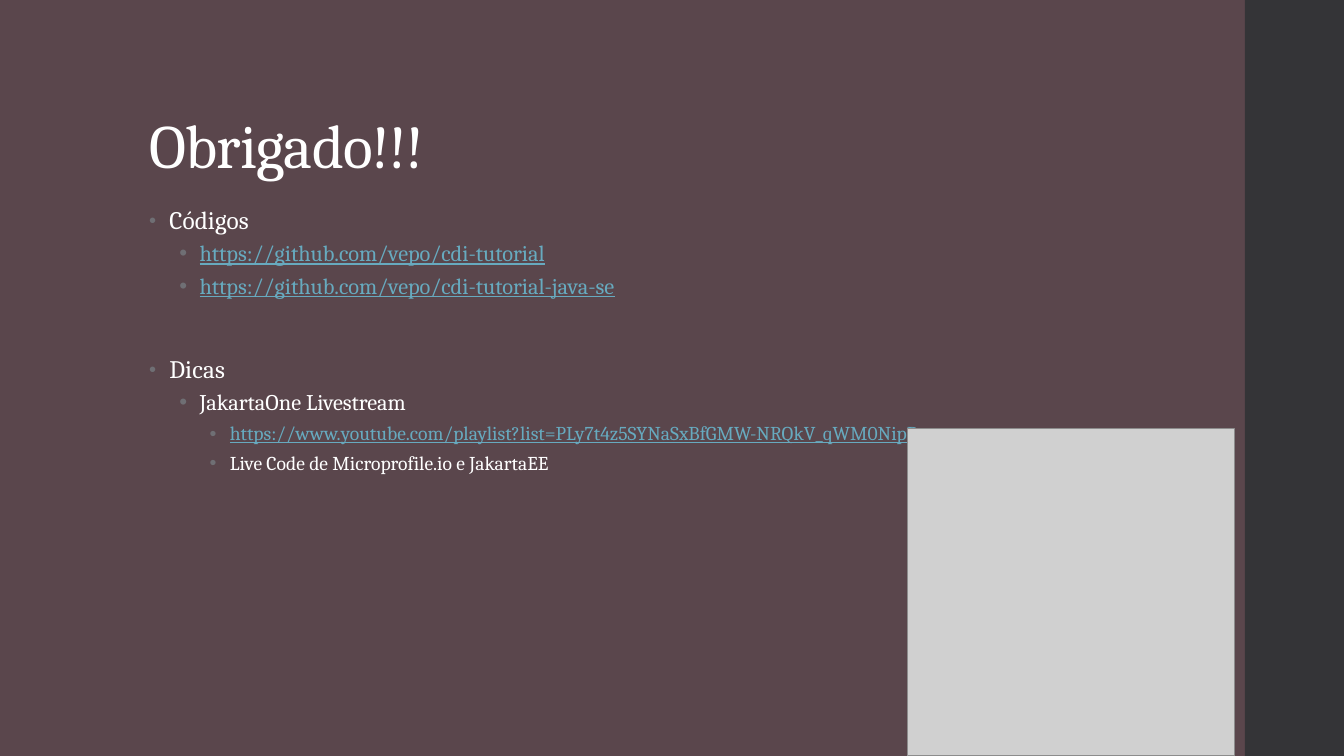
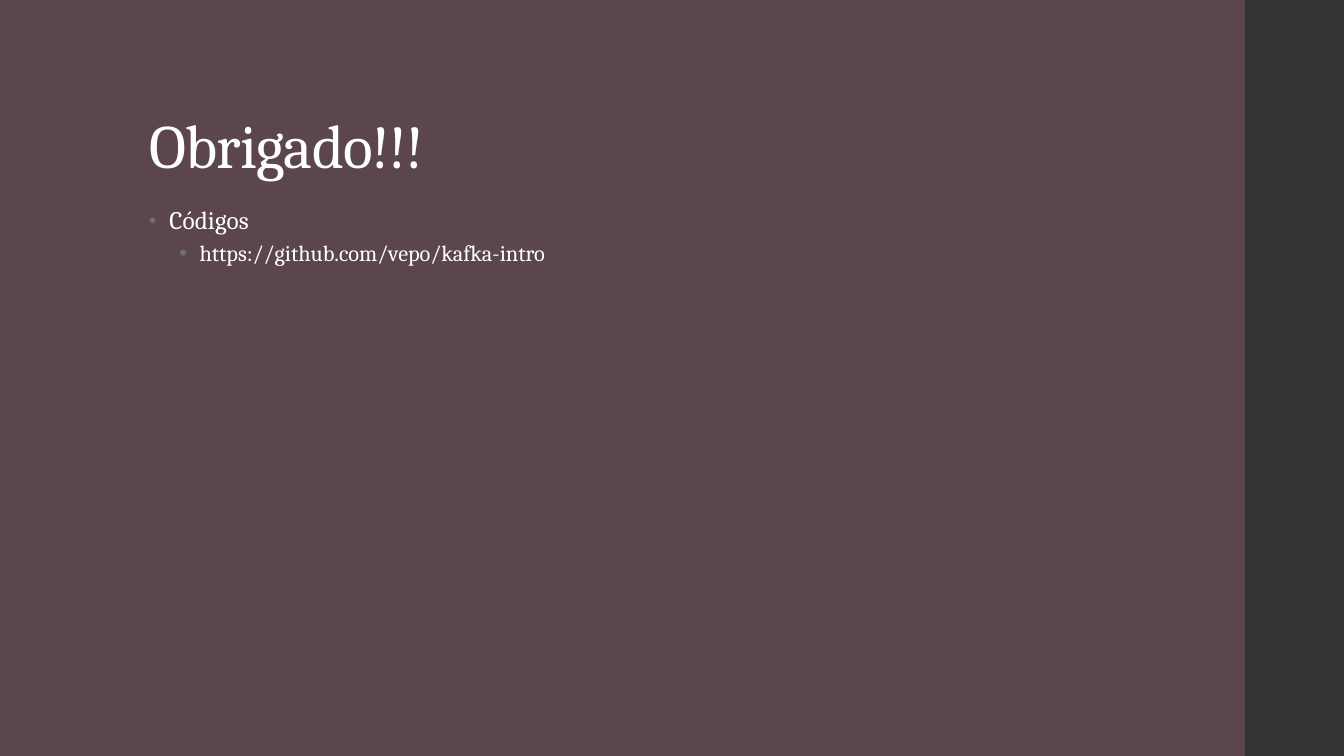
Before and after one commit to vepo/kafka-intro, a slide deck: slide 36 of Kafka.pptx (slide 27 before the commit). Drawn at 1344x756 pixels with LibreOffice and Linux fonts; fonts in the diff are those of the drawing; grey boxes stand for pictures. Boxes give left, top, right and bottom in pixels: in the first picture for what was removed or moved away, otherwise in the second. Text is boxed around its words. In the diff, an @@ line names an element or a change of style, - is before the commit and + after.

```diff
--- a/Kafka.pptx
+++ b/Kafka.pptx
@@ text at <box>200,245,545,266</box>: text changed; size 14 to 16 pt; text colour #67AABF to #FFFFFF @@
-  • https://github.com/vepo/cdi-tutorial
-  • https://github.com/vepo/cdi-tutorial-java-se
-• Dicas
-  • JakartaOne Livestream
-    • https://www.youtube.com/playlist?list=PLy7t4z5SYNaSxBfGMW-NRQkV_qWM0NipB
-    • Live Code de Microprofile.io e JakartaEE
+  • https://github.com/vepo/kafka-intro
@@ picture removed at <box>907,430,1234,756</box> @@
```
Also in this commit, not shown: 2 other slides changed, 10 slides added, 1 slide removed, 5 other files.
